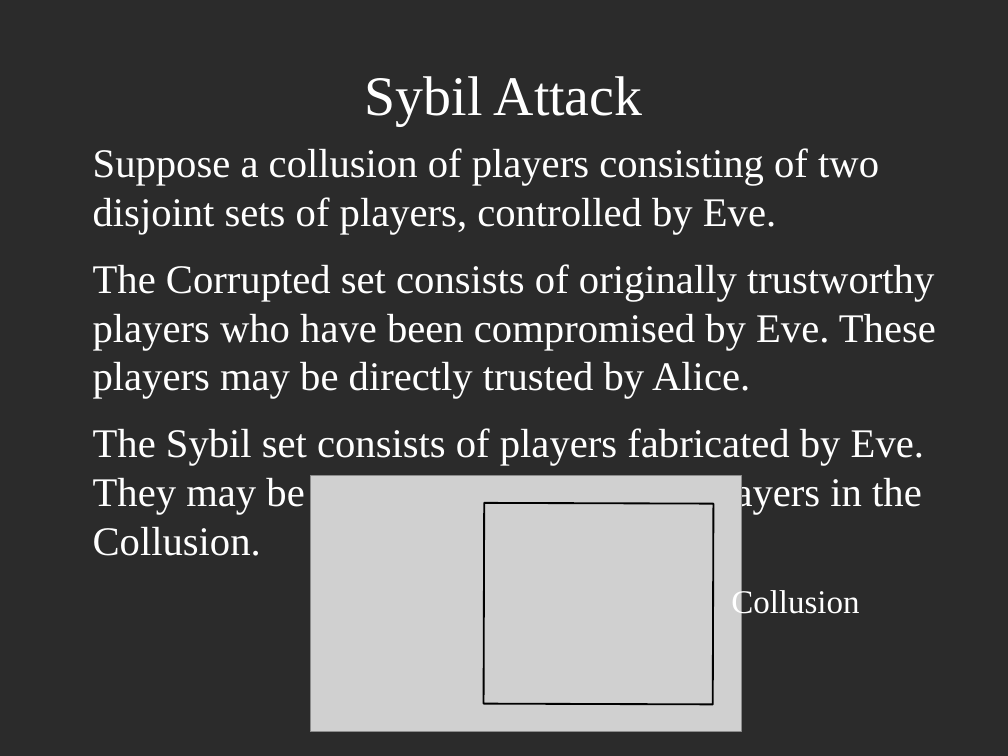
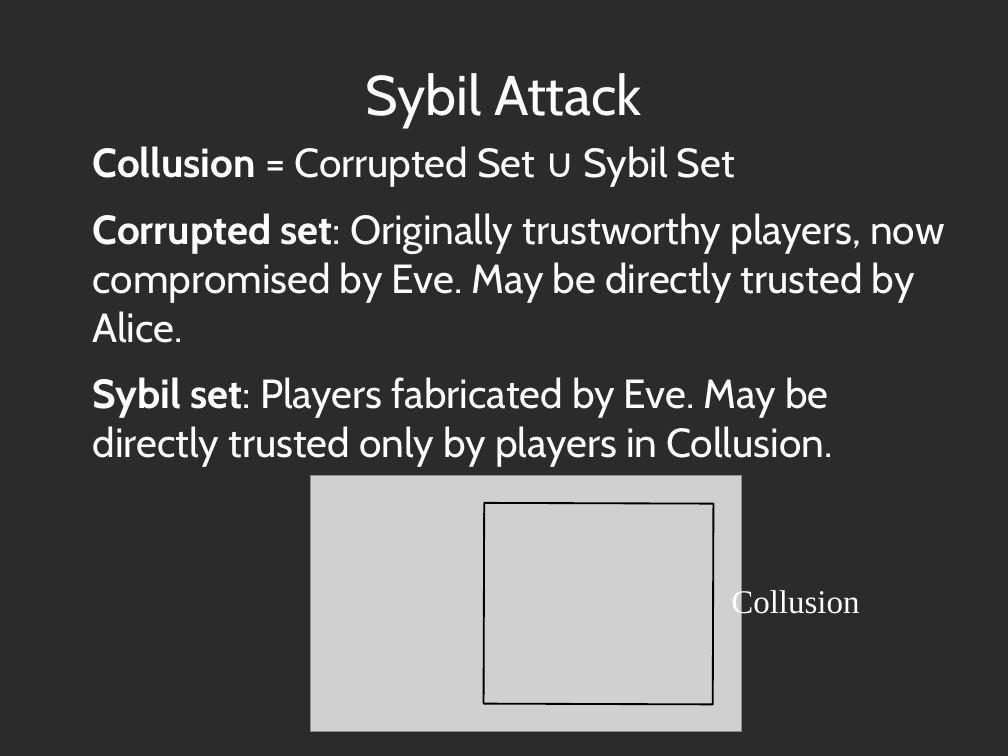
Before and after one commit to decrypto-org/TrustIsRisk, a slide deck: slide 20 of presentations/AtheCrypt10-1-2017/AtheCrypt10-1-2017.odp. Drawn at 1008x756 pixels with LibreOffice and Linux fonts; fonts in the diff are those of the drawing; grey boxes stand for pictures; background and template pictures are left out; a plain dark background stands for a picture behind light text. Boxes give left, top, right and bottom in pixels: in the first picture for what was removed or moved away, otherwise in the second. Text is boxed around its words. In the diff, an @@ line names an element or a change of style, - is before the commit and + after.

```diff
--- a/presentations/AtheCrypt10-1-2017/AtheCrypt10-1-2017.odp
+++ b/presentations/AtheCrypt10-1-2017/AtheCrypt10-1-2017.odp
@@ title "Sybil Attack" at [366, 73, 642, 128]: font Times New Roman to Cabin @@
@@ text at [93, 146, 944, 467]: text changed; font Times New Roman to Cabin @@
-Suppose a collusion of players consisting of two disjoint sets of players, controlled by Eve.
-The Corrupted set consists of originally trustworthy players who have been compromised by Eve. These players may be directly trusted by Alice.
-The Sybil set consists of players fabricated by Eve. They may be directly trusted only by players in the Collusion.
+Collusion = Corrupted Set ∪ Sybil Set
+Corrupted set: Originally trustworthy players, now compromised by Eve. May be directly trusted by Alice.
+Sybil set: Players fabricated by Eve. May be directly trusted only by players in Collusion.
```
Also in this commit, not shown: 19 other slides changed, 1 other file.
